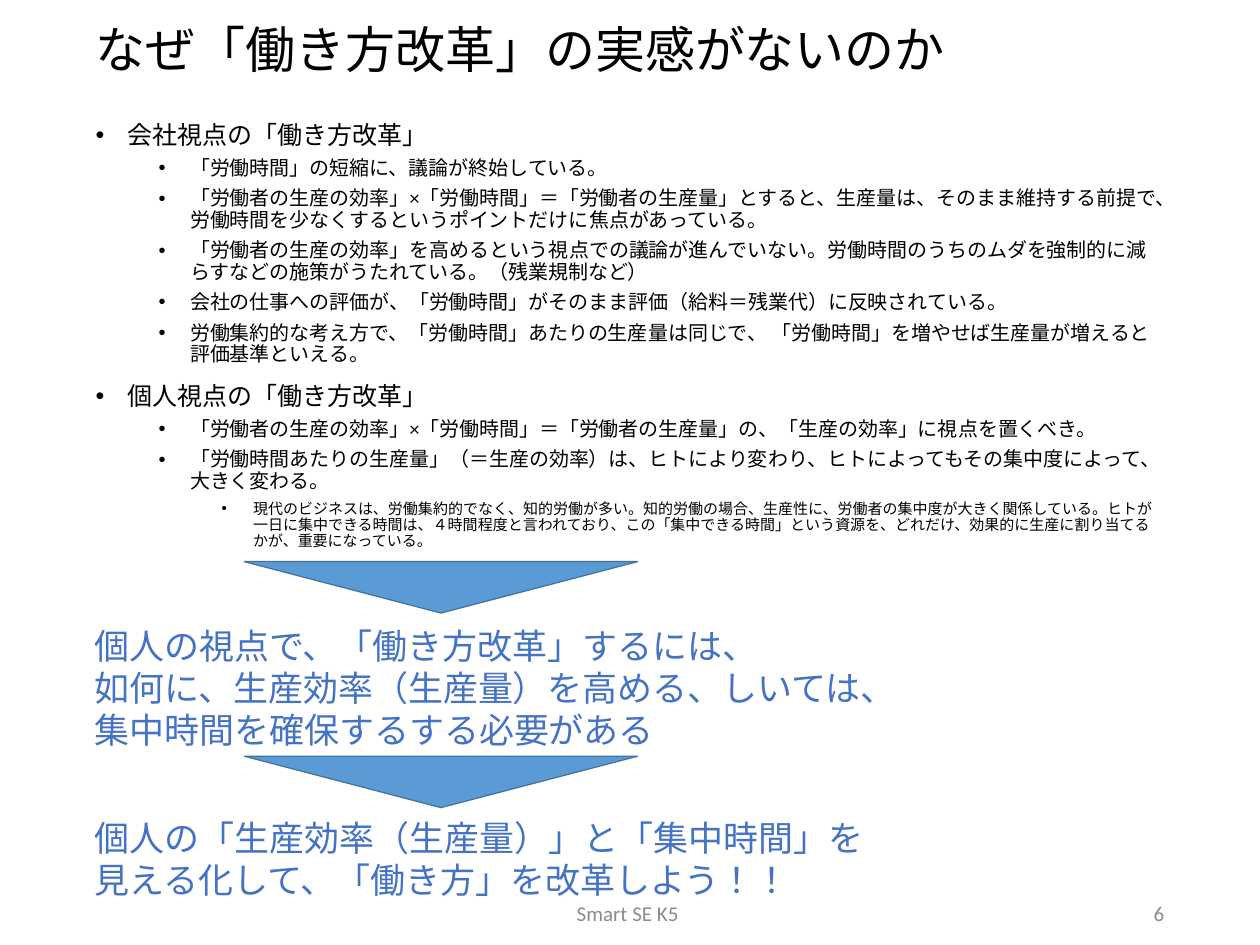
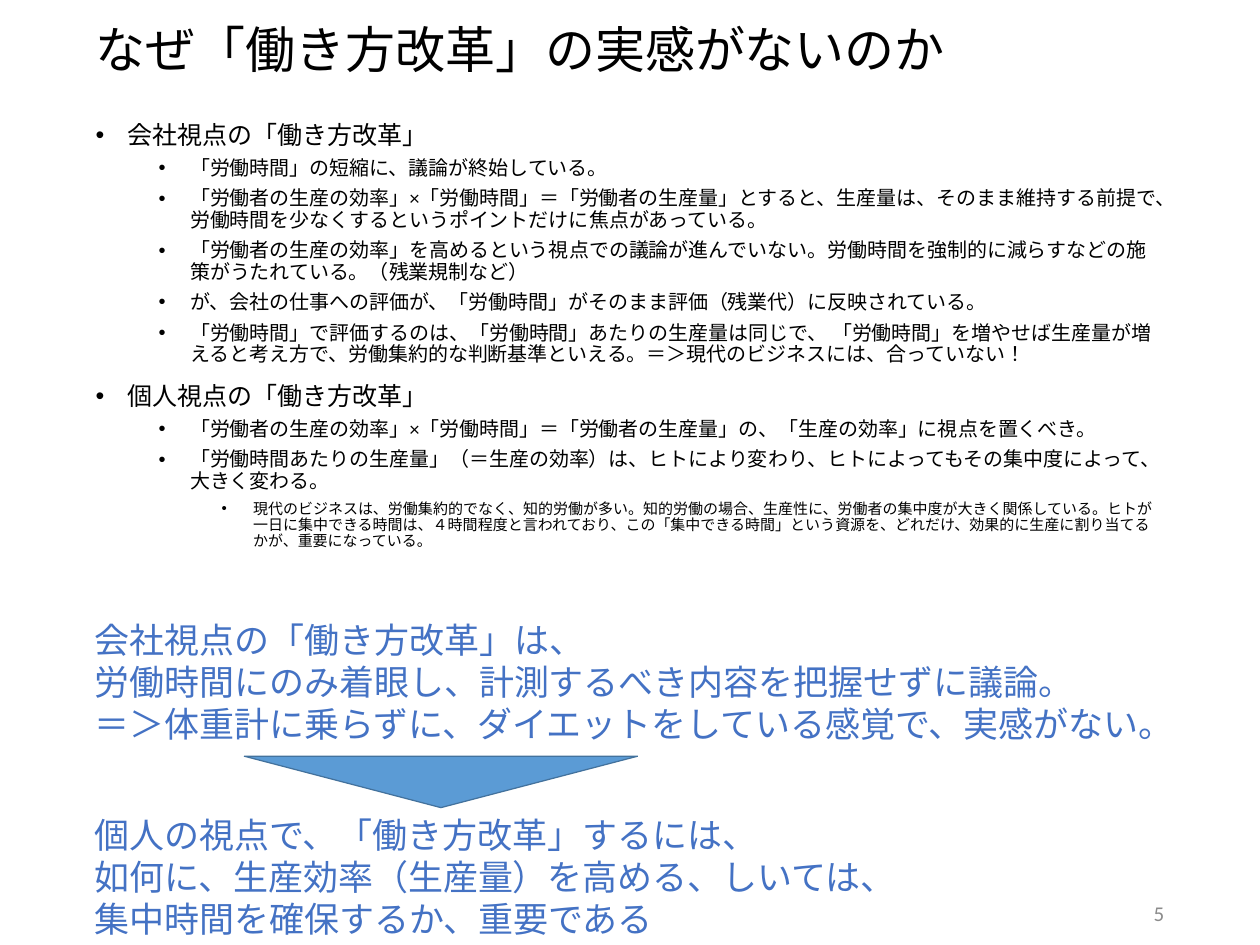
Before and after one commit to sakai-memoru/smartse19, a slide deck: slide 5 of _project_docs/SSE19_CD_PROP.pptx (slide 6 before the commit). Drawn at 1260x945 pixels with LibreOffice and Linux fonts; fonts in the diff are those of the drawing; background and template pictures are left out. Boxes give left, top, right and bottom in pixels: in the first picture for what was removed or moved away, otherwise in the second. Text is boxed around its words. In the diff, an @@ line names an element or a change of style, - is before the commit and + after.

```diff
--- a/_project_docs/SSE19_CD_PROP.pptx
+++ b/_project_docs/SSE19_CD_PROP.pptx
@@ text at (190,240,1151,363): text changed @@
-  • 「労働者の生産の効率」を高めるという視点での議論が進んでいない。労働時間のうちのムダを強制的に減らすなどの施策がうたれている。（残業規制など）
-  • 会社の仕事への評価が、「労働時間」がそのまま評価（給料＝残業代）に反映されている。
-  • 労働集約的な考え方で、「労働時間」あたりの生産量は同じで、 「労働時間」を増やせば生産量が増えると評価基準といえる。
+  • 「労働者の生産の効率」を高めるという視点での議論が進んでいない。労働時間を強制的に減らすなどの施策がうたれている。（残業規制など）
+  • が、会社の仕事への評価が、「労働時間」がそのまま評価（残業代）に反映されている。
+  • 「労働時間」で評価するのは、「労働時間」あたりの生産量は同じで、 「労働時間」を増やせば生産量が増えると考え方で、労働集約的な判断基準といえる。＝＞現代のビジネスには、合っていない！
@@ triangle removed at (244,562,638,613) @@
@@ text added at (95,623,1174,740), 28 pt, text #4472C4 @@
+会社視点の「働き方改革」は、
+労働時間にのみ着眼し、計測するべき内容を把握せずに議論。
+＝＞体重計に乗らずに、ダイエットをしている感覚で、実感がない。
@@ text "個人の視点で、「働き方改革」するには、": place and size @@
-text "個人の視点で、「働き方改革」するには、" at (95,629,896,746)
+text "個人の視点で、「働き方改革」するには、" at (95,818,896,935)
@@ text removed at (95,821,864,896) @@
-個人の「生産効率（生産量）」と「集中時間」を
-見える化して、「働き方」を改革しよう！！
@@ text at (95,902,653,935): text changed @@
-集中時間を確保するする必要がある
+集中時間を確保するか、重要である
@@ text removed at (577,907,679,921) @@
-Smart SE K5
@@ page number at (1154,907,1165,921): text changed @@
-6
+5
```
Also in this commit, not shown: 7 other slides changed, 5 slides added, 1 other file.
